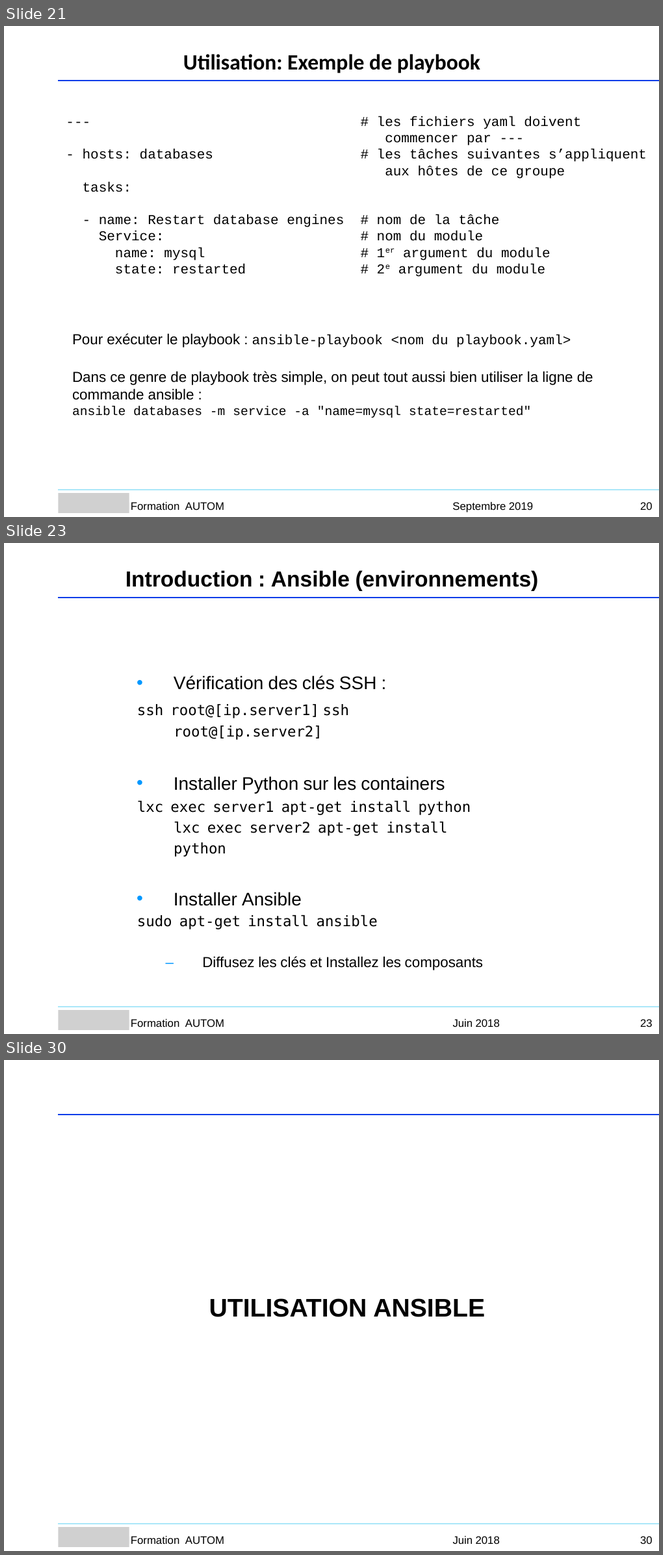
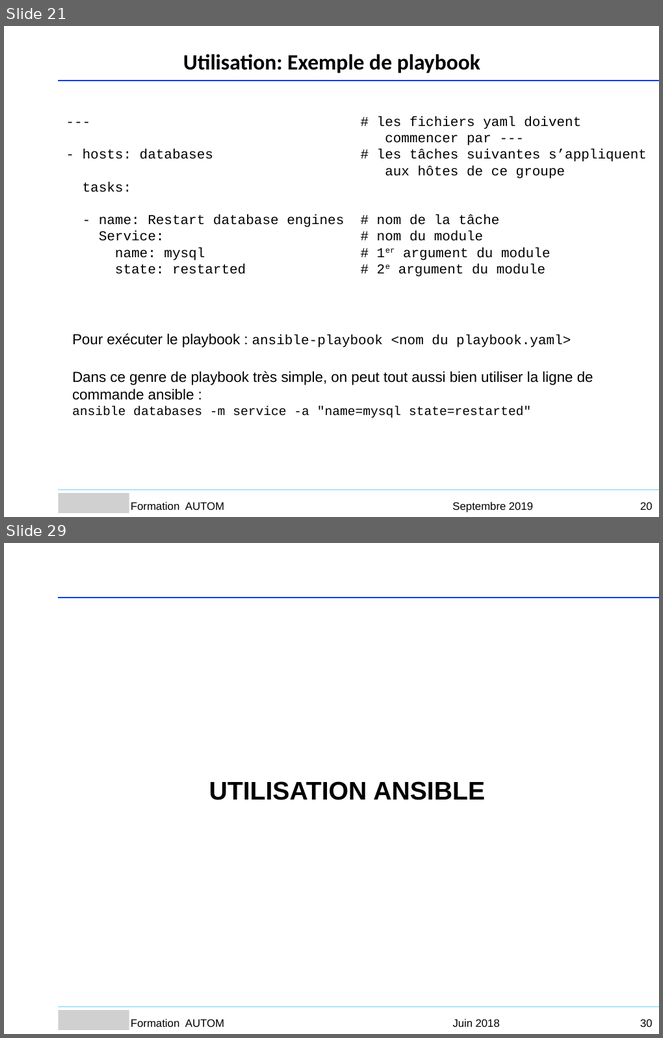
Before and after one commit to Sputnik93/cours_ansible, a slide deck: Ansible_support_cours_AGO.ppt. Shown one above the other, each under a label of ours: slides 21, 23 and 30 before the commit, slides 21 and 29 after it; the slides between them are not shown. The pictures are 663x1555 and 663x1038 pixels, drawn with LibreOffice and Linux fonts; fonts in the diff are those of the drawing; grey boxes stand for pictures; background and template pictures are left out. Boxes give left, top, right and bottom in pixels: in the first picture for what was removed or moved away, otherwise in the second. Text is boxed around its words. In the diff, an @@ line names an element or a change of style, - is before the commit and + after.

```diff
--- a/Ansible_support_cours_AGO.ppt
+++ b/Ansible_support_cours_AGO.ppt
@@ slide 23 removed at box(4, 543, 659, 1034), background #FFFFFF @@
@@ text removed at box(126, 570, 539, 591) @@
-Introduction : Ansible (environnements)
@@ freeform shape removed at box(59, 598, 659, 598) @@
@@ text removed at box(137, 676, 471, 930) @@
-• Vérification des clés SSH :
-ssh root@[ip.server1] ssh root@[ip.server2]
-• Installer Python sur les containers
-lxc exec server1 apt-get install python lxc exec server2 apt-get install python
-• Installer Ansible
-sudo apt-get install ansible
@@ text removed at box(165, 953, 174, 971) @@
-–
@@ text removed at box(202, 956, 483, 971) @@
-Diffusez les clés et Installez les composants
@@ freeform shape removed at box(59, 1007, 659, 1007) @@
@@ picture removed at box(59, 1011, 130, 1031) @@
@@ text removed at box(131, 1019, 224, 1027) @@
-Formation AUTOM
@@ text removed at box(453, 1019, 500, 1027) @@
-Juin 2018
@@ page number removed at box(640, 1019, 653, 1027) @@
-23
@@ what was slide 30 is now slide 29 @@
```
Also in this commit, not shown: 44 slides changed, 1 slide added, 1 other slide removed, 1 other file.
